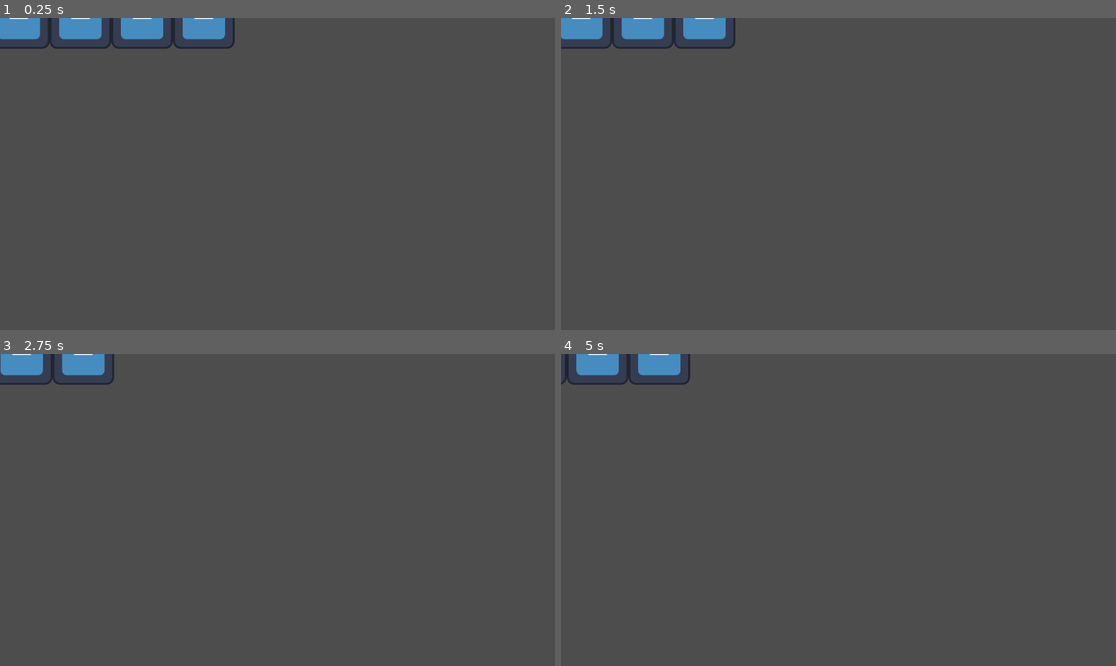
Above: before the commit, frames 1-4 (two rows, left to right).
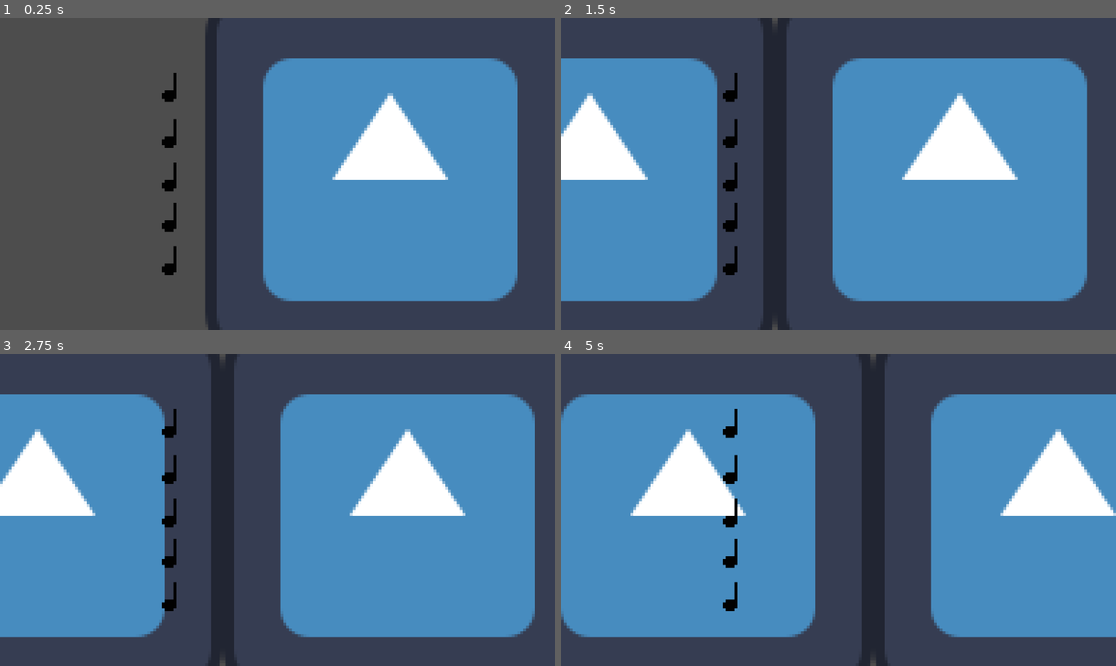
Above: after the commit, the same moments.

Repository: Silver-Ink/MelodyJumper
Game: Godot game, scene res://level.tscn
Two runs of this game, one before a commit and one after it. Both use one fixed random seed, a clock stepped at 60 frames per second and the inputs below. The engine's default icon, where the game draws it, is replaced by a stand-in: a white triangle on a blue panel in a dark square.
Inputs:
- Up to frame 1 (0.25 s): no input
- Up to frame 2 (1.5 s): hold Up (ui_up) 0.53-1.28 s; hold Down (ui_down) from 1.28 s (still down)
- Up to frame 3 (2.75 s): release Down (ui_down) at 2.03 s; hold Up (ui_up) from 2.03 s (still down)
- Up to frame 4 (5 s): release Up (ui_up) at 3.53 s; hold Down (ui_down) from 3.53 s (still down)

The runs differ from the first frame. In frame 1, 41% of the frame differs, in the area x 0-94%, y 0-100%; in frame 2, 64%; in frame 3, 65%; in frame 4, 67%, in the area x 0-100%, y 0-100%.

Commit message:
fix bad merge

Diff:
--- a/note_sprite.gd
+++ b/note_sprite.gd
@@ -33,5 +33,6 @@
 
 
 func _on_area_2d_area_entered(area: Area2D) -> void:
-	if (area is PlayerArea):
+	var collider = area.get_parent()
+	if (collider is Shot):
 		NotePlayer.play_note(height, type)
--- a/player.tscn
+++ b/player.tscn
@@ -9,7 +9,6 @@
 script = ExtResource("1_kbd8e")
 
 [node name="Player_Area2D" type="Area2D" parent="."]
-script = ExtResource("1_4pv8l")
 
 [node name="CollisionShape2D" type="CollisionShape2D" parent="Player_Area2D"]
 scale = Vector2(2, 2)
--- a/project.godot
+++ b/project.godot
@@ -23,6 +23,25 @@
 
 window/size/mode=2
 
+[input]
+
+ui_up={
+"deadzone": 0.5,
+"events": [Object(InputEventKey,"resource_local_to_scene":false,"resource_name":"","device":0,"window_id":0,"alt_pressed":false,"shift_pressed":false,"ctrl_pressed":false,"meta_pressed":false,"pressed":false,"keycode":4194320,"physical_keycode":0,"key_label":0,"unicode":0,"location":0,"echo":false,"script":null)
+, Object(InputEventJoypadButton,"resource_local_to_scene":false,"resource_name":"","device":0,"button_index":11,"pressure":0.0,"pressed":false,"script":null)
+, Object(InputEventJoypadMotion,"resource_local_to_scene":false,"resource_name":"","device":0,"axis":1,"axis_value":-1.0,"script":null)
+, Object(InputEventKey,"resource_local_to_scene":false,"resource_name":"","device":-1,"window_id":0,"alt_pressed":false,"shift_pressed":false,"ctrl_pressed":false,"meta_pressed":false,"pressed":false,"keycode":0,"physical_keycode":87,"key_label":0,"unicode":122,"location":0,"echo":false,"script":null)
+]
+}
+ui_down={
+"deadzone": 0.5,
+"events": [Object(InputEventKey,"resource_local_to_scene":false,"resource_name":"","device":0,"window_id":0,"alt_pressed":false,"shift_pressed":false,"ctrl_pressed":false,"meta_pressed":false,"pressed":false,"keycode":4194322,"physical_keycode":0,"key_label":0,"unicode":0,"location":0,"echo":false,"script":null)
+, Object(InputEventJoypadButton,"resource_local_to_scene":false,"resource_name":"","device":0,"button_index":12,"pressure":0.0,"pressed":false,"script":null)
+, Object(InputEventJoypadMotion,"resource_local_to_scene":false,"resource_name":"","device":0,"axis":1,"axis_value":1.0,"script":null)
+, Object(InputEventKey,"resource_local_to_scene":false,"resource_name":"","device":-1,"window_id":0,"alt_pressed":false,"shift_pressed":false,"ctrl_pressed":false,"meta_pressed":false,"pressed":false,"keycode":0,"physical_keycode":83,"key_label":0,"unicode":115,"location":0,"echo":false,"script":null)
+]
+}
+
 [layer_names]
 
 2d_physics/layer_1="player"
--- a/shot.gd
+++ b/shot.gd
@@ -13,4 +13,5 @@
 
 func _on_area_2d_area_entered(area: Area2D) -> void:
 	var collider = area.get_parent()
-	if (collider is Note)
+	if (collider is Note):
+		queue_free()
--- a/shot.tscn
+++ b/shot.tscn
@@ -1,3 +1,17 @@
-[gd_scene format=3 uid="uid://cc3m83mfd82j4"]
+[gd_scene load_steps=3 format=3 uid="uid://cc3m83mfd82j4"]
+
+[ext_resource type="Script" path="res://shot.gd" id="1_k2aca"]
+
+[sub_resource type="RectangleShape2D" id="RectangleShape2D_4iqfh"]
 
 [node name="shot" type="Node2D"]
+script = ExtResource("1_k2aca")
+
+[node name="Area2D" type="Area2D" parent="."]
+collision_layer = 2
+collision_mask = 2
+
+[node name="CollisionShape2D" type="CollisionShape2D" parent="Area2D"]
+shape = SubResource("RectangleShape2D_4iqfh")
+
+[connection signal="area_entered" from="Area2D" to="." method="_on_area_2d_area_entered"]
Not shown: 1 places in note.tscn that only renumber resources
